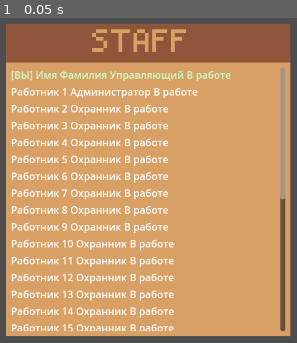
Above: before the commit, frame 1.
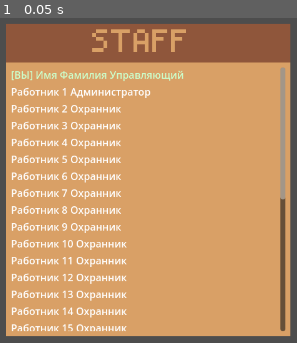
Above: after the commit, the same moment.

Repository: JoshuaWe1t/death-camp
Game: Godot game, scene res://ui/popups/staff_list_scene.tscn
Two runs of this game, one before a commit and one after it. Both use one fixed random seed, a clock stepped at 60 frames per second and the inputs below. The project has no main scene, so this scene is started directly.
Inputs:
- Up to frame 1 (0.05 s): no input

The runs differ from the first frame. In frame 1, 3.1% of the frame differs, in the area x 42-78%, y 16-97%.
Error before the commit: Invalid access to property or key 'game_started' on a base object of type 'Node (EventBus.gd)'. (res://core/autoload/Global.gd:18)
Error after the commit: Invalid access to property or key 'is_skipped' on a base object of type 'Resource (StaffMember)'. (res://ui/components/row_staff_member/staff_member_row.gd:24)

Commit message:
feat: Добавить статус "Пропущен"

Diff:
--- a/ui/components/row_staff_member/staff_member_row.gd
+++ b/ui/components/row_staff_member/staff_member_row.gd
@@ -21,5 +21,8 @@
 	elif member.is_checked:
 		status_label.text = "Проверен"
 		modulate = Color(0.6, 0.6, 0.6)
+	elif member.is_skipped:
+		status_label.text = "Пропущен"
+		modulate = Color(0.663, 0.607, 0.239, 1.0)
 	else:
 		status_label.text = "В работе"
